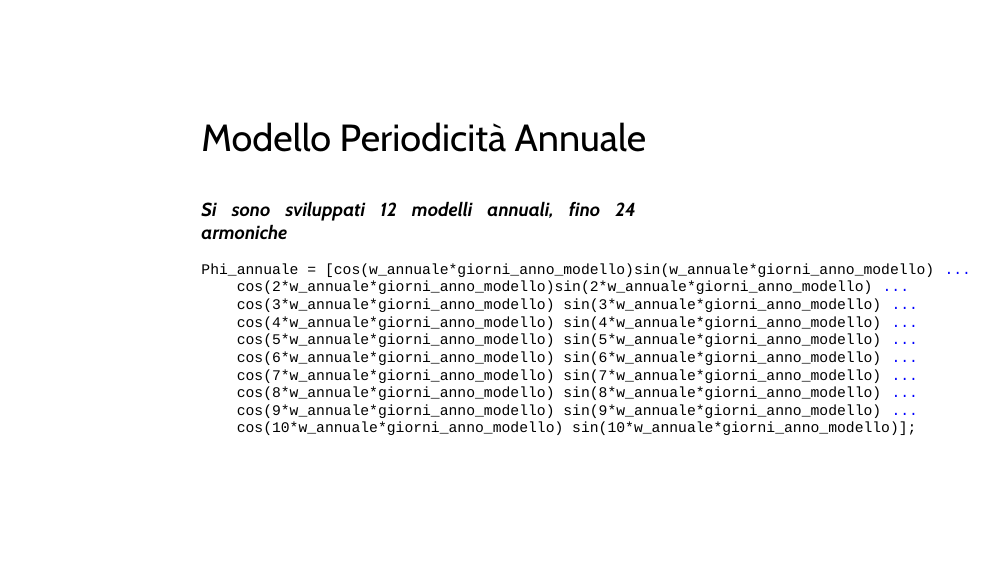
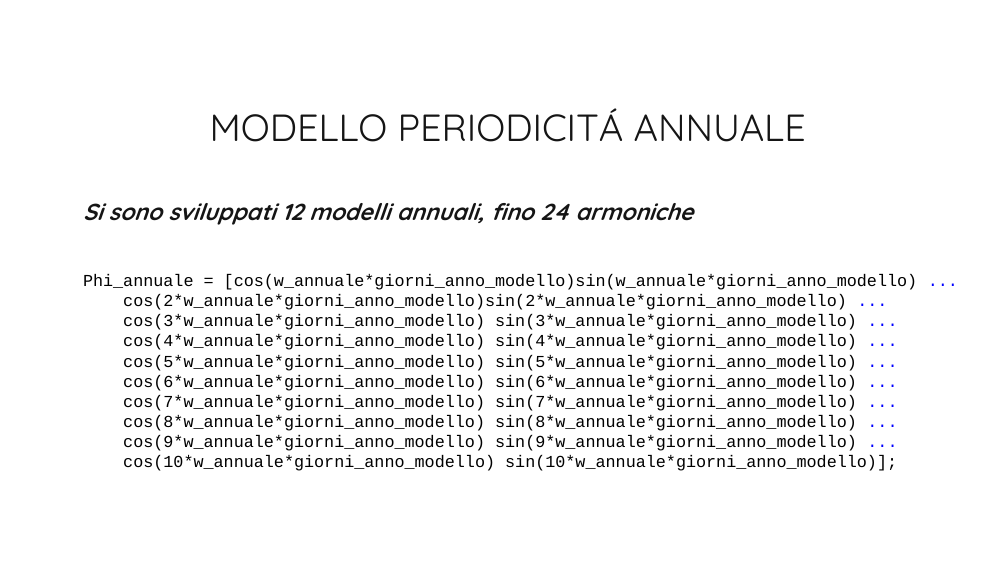
Before and after one commit to r1cky0/Italian-energy-consumption-prediction, a slide deck: slide 6 of presentazione_imad.pptx. Drawn at 1008x567 pixels with LibreOffice and Linux fonts; fonts in the diff are those of the drawing; background and template pictures are left out. Boxes give left, top, right and bottom in pixels: in the first picture for what was removed or moved away, otherwise in the second. Text is boxed around its words. In the diff, an @@ line names an element or a change of style, - is before the commit and + after.

Commit message:
Presentazione

```diff
--- a/presentazione_imad.pptx
+++ b/presentazione_imad.pptx
@@ text at (210, 108, 806, 142): text changed; font Cabin to Quicksand; text colour #000000 to #151515 @@
-Modello Periodicità Annuale
+MODELLO PERIODICITÁ ANNUALE
@@ text "Si sono sviluppati 12 modelli ...": place and size @@
-text "Si sono sviluppati 12 modelli ..." at (201, 201, 636, 239)
+text "Si sono sviluppati 12 modelli ..." at (83, 203, 693, 225)
@@ text "Si sono sviluppati 12 modelli ..." at (83, 203, 693, 225): size 18 to 22 pt, font Cabin to Quicksand, text colour #000000 to #151515 @@
@@ text "Phi_annuale = [cos(w_annuale*giorni_anno_modello)sin(w_annua ...": place and size @@
-text "Phi_annuale = [cos(w_annuale*giorni_anno_modello)sin(w_annua ..." at (201, 263, 934, 435)
+text "Phi_annuale = [cos(w_annuale*giorni_anno_modello)sin(w_annua ..." at (83, 274, 918, 471)
@@ text "Phi_annuale = [cos(w_annuale*giorni_anno_modello)sin(w_annua ..." at (83, 274, 918, 471): size 14 to 16 pt @@
```
Also in this commit, not shown: 18 other slides changed, 2 other files.
